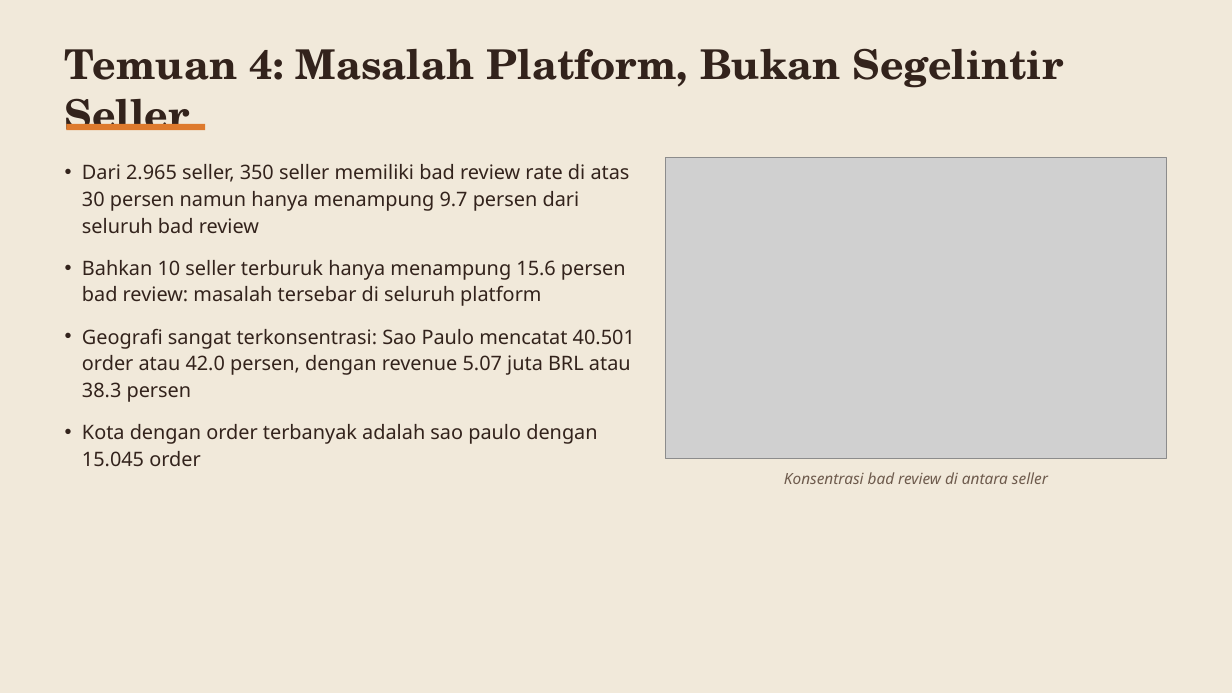
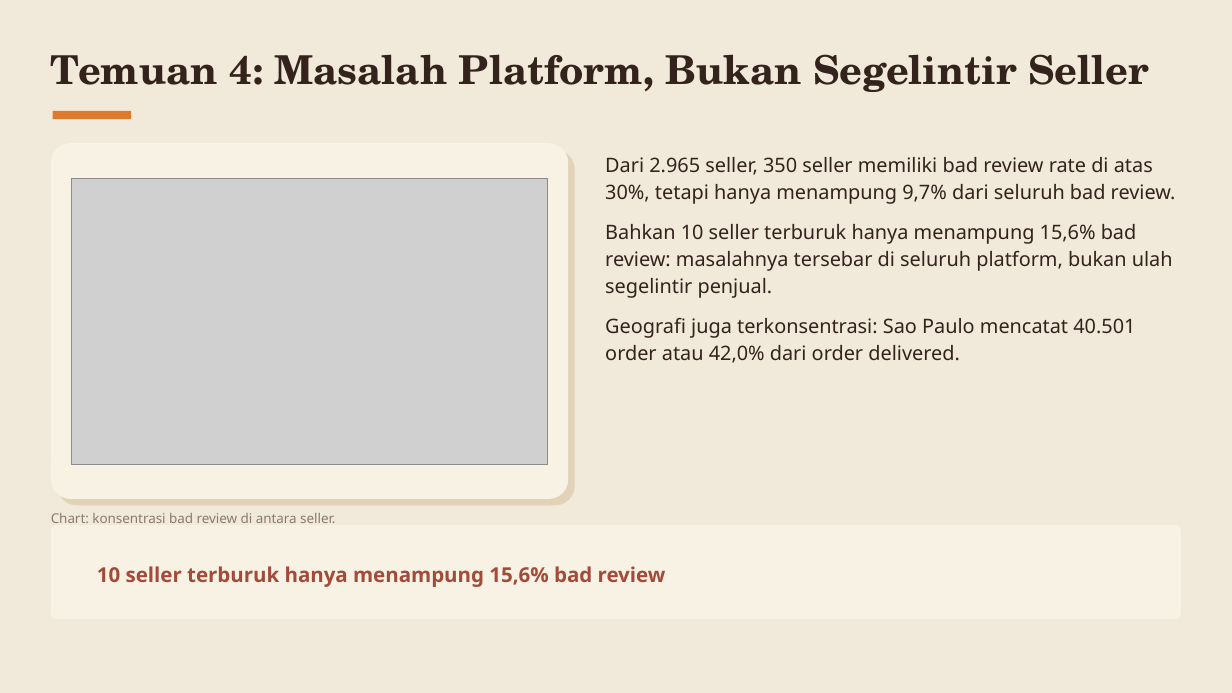
Before and after one commit to baghizash/olist-brazilian-ecommerce-analysis, a slide deck: slide 7 of Portofolio-Analisis-Ecommerce-Olist.pptx. Drawn at 1232x693 pixels with LibreOffice and Linux fonts; fonts in the diff are those of the drawing; grey boxes stand for pictures. Boxes give left, top, right and bottom in pixels: in the first picture for what was removed or moved away, otherwise in the second. Text is boxed around its words. In the diff, an @@ line names an element or a change of style, - is before the commit and + after.

```diff
--- a/Portofolio-Analisis-Ecommerce-Olist.pptx
+++ b/Portofolio-Analisis-Ecommerce-Olist.pptx
@@ text "Temuan 4: Masalah Platform, Bukan ...": place and size @@
-text "Temuan 4: Masalah Platform, Bukan ..." at bbox=[65, 48, 1064, 130]
+text "Temuan 4: Masalah Platform, Bukan ..." at bbox=[51, 54, 1149, 92]
@@ text "Temuan 4: Masalah Platform, Bukan ..." at bbox=[51, 54, 1149, 92]: size 32 to 31 pt; line spacing 1 to 1.13; less space between paragraphs @@
@@ rounded rectangle: place and size @@
-rounded rectangle at bbox=[67, 124, 205, 130]
+rounded rectangle at bbox=[53, 111, 131, 119]
@@ rounded rectangle at bbox=[53, 111, 131, 119]: rectangle to rounded rectangle @@
@@ rounded rectangle added at bbox=[51, 143, 568, 499], fill #F8F2E5 @@
@@ rounded rectangle added at bbox=[57, 150, 575, 506], fill #E2D2B8 @@
@@ picture: place and size @@
-picture at bbox=[665, 157, 1167, 458]
+picture at bbox=[71, 178, 548, 465]
@@ text at bbox=[605, 157, 1176, 363]: text changed @@
-• Dari 2.965 seller, 350 seller memiliki bad review rate di atas 30 persen namun hanya menampung 9.7 persen dari seluruh bad review
-• Bahkan 10 seller terburuk hanya menampung 15.6 persen bad review: masalah tersebar di seluruh platform
-• Geografi sangat terkonsentrasi: Sao Paulo mencatat 40.501 order atau 42.0 persen, dengan revenue 5.07 juta BRL atau 38.3 persen
-• Kota dengan order terbanyak adalah sao paulo dengan 15.045 order
+Dari 2.965 seller, 350 seller memiliki bad review rate di atas 30%, tetapi hanya menampung 9,7% dari seluruh bad review.
+Bahkan 10 seller terburuk hanya menampung 15,6% bad review: masalahnya tersebar di seluruh platform, bukan ulah segelintir penjual.
+Geografi juga terkonsentrasi: Sao Paulo mencatat 40.501 order atau 42,0% dari order delivered.
@@ text at bbox=[51, 513, 335, 523]: text changed; size 12 to 10.5 pt; text colour #6E5B4D to #8A7A6C; italic off @@
-Konsentrasi bad review di antara seller
+Chart: konsentrasi bad review di antara seller.
@@ rounded rectangle added at bbox=[51, 525, 1181, 619], fill #F8F2E5 @@
@@ text added at bbox=[97, 566, 666, 587], 16 pt, text #A34A38, bold @@
+10 seller terburuk hanya menampung 15,6% bad review
```
Also in this commit, not shown: 7 other slides changed, 2 slides added, 2 slides removed.
